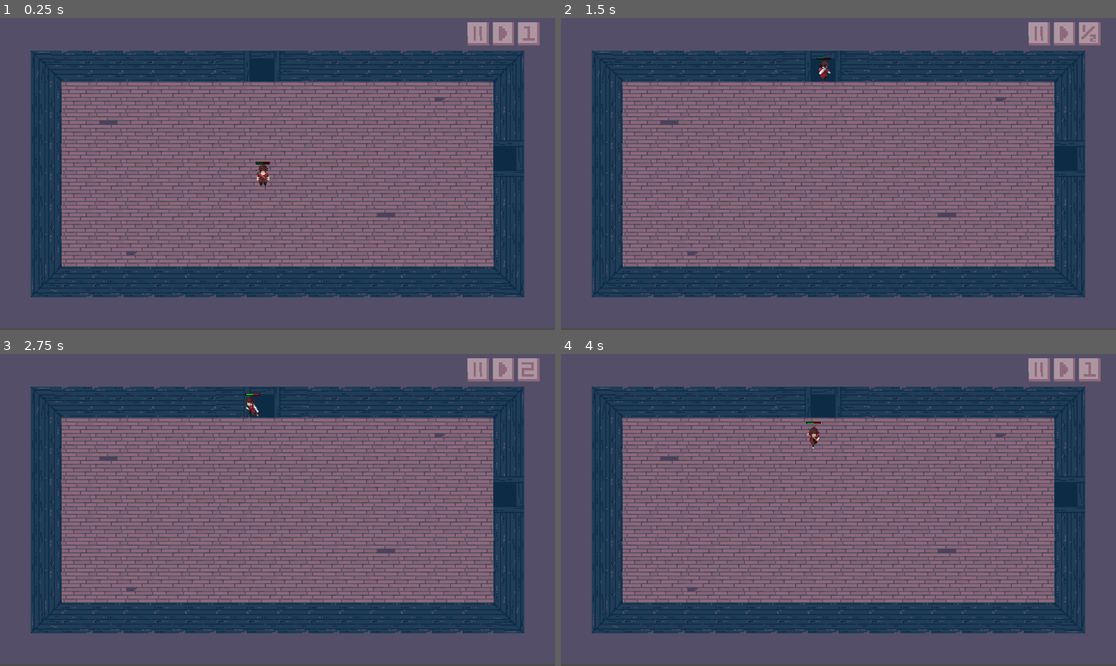
Above: before the commit, frames 1-4 (two rows, left to right).
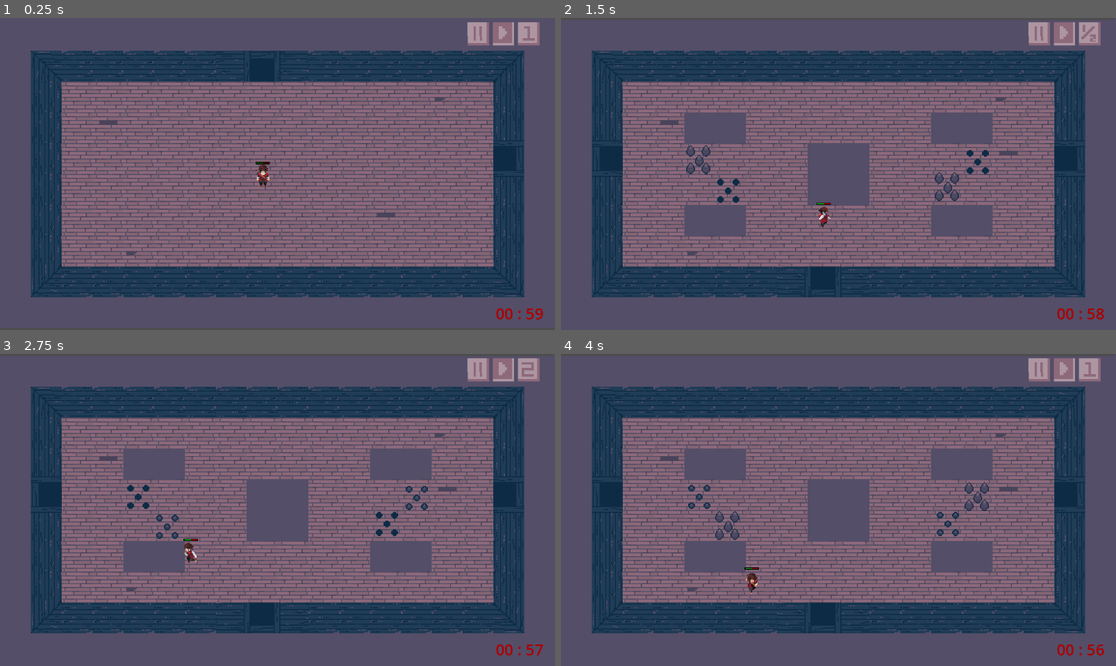
Above: after the commit, the same moments.

Repository: inthecrowsnest/AUG2025_BrackeyJam_REAL
Game: Godot game, scene res://Scenes/Rooms/MAIN DUNGEON/mainDungeon.tscn
Two runs of this game, one before a commit and one after it. Both use one fixed random seed, a clock stepped at 60 frames per second and the inputs below. This scene is started directly instead of the project's main scene.
Inputs (mouse positions are in pixels of both pictures, inside the frame that each line leads up to):
- Up to frame 1 (0.25 s): no input
- Up to frame 2 (1.5 s): move the mouse to (810, 236) at 0.52 s; hold Up (up) from 0.53 s (still down); tap 3 (double) at 0.6 s; tap 1 (half) at 0.8, 1.35 s; move the mouse to (1005, 220) at 1.27 s
- Up to frame 3 (2.75 s): tap 2 (normal) at 1.55, 2.1 s; move the mouse to (111, 463) at 2.02 s; release Up (up) at 2.03 s; hold A (left) from 2.03 s (still down); tap 3 (double) at 2.3 s
- Up to frame 4 (4 s): move the mouse to (866, 510) at 2.77 s; click (866, 510) at 2.85 s; tap 1 (half) at 3.05 s; move the mouse to (755, 432) at 3.52 s; release A (left) at 3.53 s; hold Down (down) from 3.53 s (still down); hold Space (dash) from 3.53 s (still down); tap 2 (normal) at 3.8 s

The runs differ from the first frame. In frame 1, 0.4% of the frame differs, in the area x 88-98%, y 1-97%; in frame 2, 7.4%; in frame 3, 7.2%; in frame 4, 7.4%, in the area x 0-100%, y 0-100%.

Commit message:
INDEPENDENT TIMER ADDED
added custom frame processer so that timer runs independently of Engine.time_scale :DDDDDDDDDDDDDDDDDDDDDDDDDDDDDDDDDDDDDDDDDDDDDDDDDDDDDDDDDDDDDDDDDDDDDDDDDDDDDDDDD

Diff:
--- a/Scenes/Rooms/MAIN DUNGEON/mainDungeon.tscn
+++ b/Scenes/Rooms/MAIN DUNGEON/mainDungeon.tscn
@@ -12,5 +12,7 @@
 [node name="Player" parent="." instance=ExtResource("2_cktgl")]
 position = Vector2(278, 156)
 scale = Vector2(0.7, 0.7)
+collision_layer = 1
+collision_mask = 31
 
 [node name="MainUi" parent="." instance=ExtResource("1_cktgl")]
--- a/Scenes/mainUI.tscn
+++ b/Scenes/mainUI.tscn
@@ -1,8 +1,9 @@
-[gd_scene load_steps=18 format=3 uid="uid://bho4rdqa4xarm"]
+[gd_scene load_steps=19 format=3 uid="uid://bho4rdqa4xarm"]
 
 [ext_resource type="Script" uid="uid://bcya4rgtnysbm" path="res://Scripts/mainUI.gd" id="1_jlxys"]
 [ext_resource type="Texture2D" uid="uid://csi1822s8md57" path="res://Sprites/TileSets/MouseTileSeTWIP.png" id="1_xiylh"]
 [ext_resource type="PackedScene" uid="uid://dwikitakdnh1a" path="res://Scenes/pauseMenu.tscn" id="2_5s2v3"]
+[ext_resource type="Script" uid="uid://bau4ts00sskfc" path="res://Scripts/gameTimer.gd" id="4_ig1of"]
 
 [sub_resource type="AtlasTexture" id="AtlasTexture_jlxys"]
 atlas = ExtResource("1_xiylh")
@@ -106,7 +107,7 @@
 "speed": 5.0
 }]
 
-[node name="MainUi" type="Control" node_paths=PackedStringArray("pause", "speed", "play")]
+[node name="MainUi" type="Control" node_paths=PackedStringArray("pause", "speed", "play", "label", "gameTimer")]
 layout_mode = 3
 anchors_preset = 15
 anchor_right = 1.0
@@ -117,10 +118,13 @@
 pause = NodePath("CanvasLayer/PauseIndicator")
 speed = NodePath("CanvasLayer/SpeedIndicator")
 play = NodePath("CanvasLayer/PlayIndicator")
+label = NodePath("CanvasLayer/UITimer")
+gameTimer = NodePath("CanvasLayer/UITimer/GameTimer")
 
 [node name="CanvasLayer" type="CanvasLayer" parent="."]
 
 [node name="PauseMenu" parent="CanvasLayer" instance=ExtResource("2_5s2v3")]
+visible = false
 offset_left = 380.0
 offset_top = 118.0
 offset_right = 380.0
@@ -163,4 +167,24 @@
 sprite_frames = SubResource("SpriteFrames_kdbst")
 frame_progress = 0.562769
 
+[node name="UITimer" type="Label" parent="CanvasLayer"]
+offset_left = 1006.0
+offset_top = 591.0
+offset_right = 1128.0
+offset_bottom = 637.0
+theme_override_colors/font_color = Color(0.678431, 0.588235, 0.631373, 1)
+theme_override_font_sizes/font_size = 32
+text = "0:00:00"
+horizontal_alignment = 2
+vertical_alignment = 1
+
+[node name="GameTimer" type="Timer" parent="CanvasLayer/UITimer" node_paths=PackedStringArray("label")]
+process_mode = 3
+wait_time = 20.0
+one_shot = true
+ignore_time_scale = true
+script = ExtResource("4_ig1of")
+label = NodePath("..")
+
 [connection signal="unpause" from="CanvasLayer/PauseMenu" to="." method="_on_pause_menu_unpause"]
+[connection signal="timeout" from="CanvasLayer/UITimer/GameTimer" to="." method="_on_game_timer_timeout"]
--- /dev/null
+++ b/Scripts/frametimer.gd
@@ -0,0 +1,24 @@
+extends Node
+
+signal frame_rendered(delta)
+
+var _lastFrame: float = 0.0
+
+
+func _enter_tree() -> void:
+	_lastFrame = Time.get_unix_time_from_system()
+
+	RenderingServer.frame_post_draw.connect(_on_frame_post_draw)
+
+
+func _on_frame_post_draw() -> void:
+
+	var now: float = Time.get_unix_time_from_system()
+	var delta: float = (now - _lastFrame)
+	_lastFrame = now
+
+	frame_rendered.emit(delta)
+
+func exit_tree() -> void:
+	if RenderingServer.frame_post_draw.is_connected(_on_frame_post_draw):
+		RenderingServer.frame_post_draw.disconnect(_on_frame_post_draw)
--- /dev/null
+++ b/Scripts/gameTimer.gd
@@ -0,0 +1,53 @@
+extends Timer
+
+@export var label: Label
+@export var dungeonTime: int = 60
+@export var timerPaused: bool = true
+
+# Called when the node enters the scene tree for the first time.
+func _ready() -> void:
+	#init frameRenderer
+	Frametimer.frame_rendered.connect(_custom_process)
+	Frametimer.frame_rendered.connect(update_label_text)
+
+	self.wait_time = dungeonTime
+	timerPaused = false
+
+func _custom_process(delta):
+	if not timerPaused:
+		#print("processing time ", delta )
+		print(Engine.time_scale)
+		if Engine.time_scale < 1: #double speed
+			print("time scale 0.5")
+			self.wait_time -= delta * 2
+
+		if Engine.time_scale > 1: #half speed
+			print("time scale 2")
+			self.wait_time -= delta * 0.5
+
+		if Engine.time_scale == 1: #normal speed
+			self.wait_time -= delta
+
+	if self.wait_time == 0:
+		print("GAME OVER")
+
+	if self.time_left <= 10:
+		label.modulate = Color8(255, 0, 0)
+	else:
+		label.modulate = Color8(0, 0, 0)
+
+
+	var min = floor(self.wait_time / 60.0)
+	var sec = self.wait_time - (min * 60)
+	label.text = "%02d : %02d" % [min, sec]
+
+func update_label_text(delta):
+	if self.time_left <= 10:
+		label.modulate = Color8(255, 0, 0)
+	else:
+		label.modulate = Color8(0, 0, 0)
+
+
+	var min = floor(self.wait_time / 60.0)
+	var sec = self.wait_time - (min * 60)
+	label.text = "%02d : %02d" % [min, sec]
--- a/Scripts/mainUI.gd
+++ b/Scripts/mainUI.gd
@@ -15,13 +15,29 @@
 
 var paused: bool = false
 
+@export var label: Label
+@export var gameTimer: Timer
+
 # Called when the node enters the scene tree for the first time.
 func _ready() -> void:
 	pause_menu.hide()
 	speed.set_frame_and_progress(1, 0)
 
+	#making sure no funny business if you enter, leave to main menu, and play again
+	paused = false
+	pause.set_frame_and_progress(0, 0) #not paused
+	play.set_frame_and_progress(1, 0)
+
+	pause_menu.hide()
+	Engine.time_scale = 1
+
+	#gameTimer.start()
+
 # Called every frame. 'delta' is the elapsed time since the previous frame.
 func _process(delta: float) -> void:
+	update_label_text()
+
+
 	if Input.is_action_just_pressed("pause"):
 		pause_menu_def()
 
@@ -69,3 +85,16 @@
 	for i in range(windScale):
 		Engine.time_scale += inc
 		await get_tree().create_timer(windIncTime).timeout
+
+func update_label_text():
+	if gameTimer.time_left <= 10:
+		label.modulate = Color8(255, 0, 0)
+	else:
+		label.modulate = Color8(0, 0, 0)
+
+
+	var min = floor(gameTimer.wait_time / 60.0)
+	var sec = gameTimer.wait_time - (min * 60)
+	label.text = "%02d : %02d" % [min, sec]
+
+	#label.text = str(snappedf(gameTimer.time_left, 0.01))
--- a/project.godot
+++ b/project.godot
@@ -14,6 +14,10 @@
 run/main_scene="uid://b0f7f0wcg8fqh"
 config/features=PackedStringArray("4.4", "Forward Plus")
 config/icon="res://icon.svg"
+
+[autoload]
+
+Frametimer="*res://Scripts/frametimer.gd"
 
 [input]
 
Not shown, added: Scripts/frametimer.gd.uid
Not shown, added: Scripts/gameTimer.gd.uid
Binary file changed: Sprites/TileSets/MouseTileSeTWIP.png
